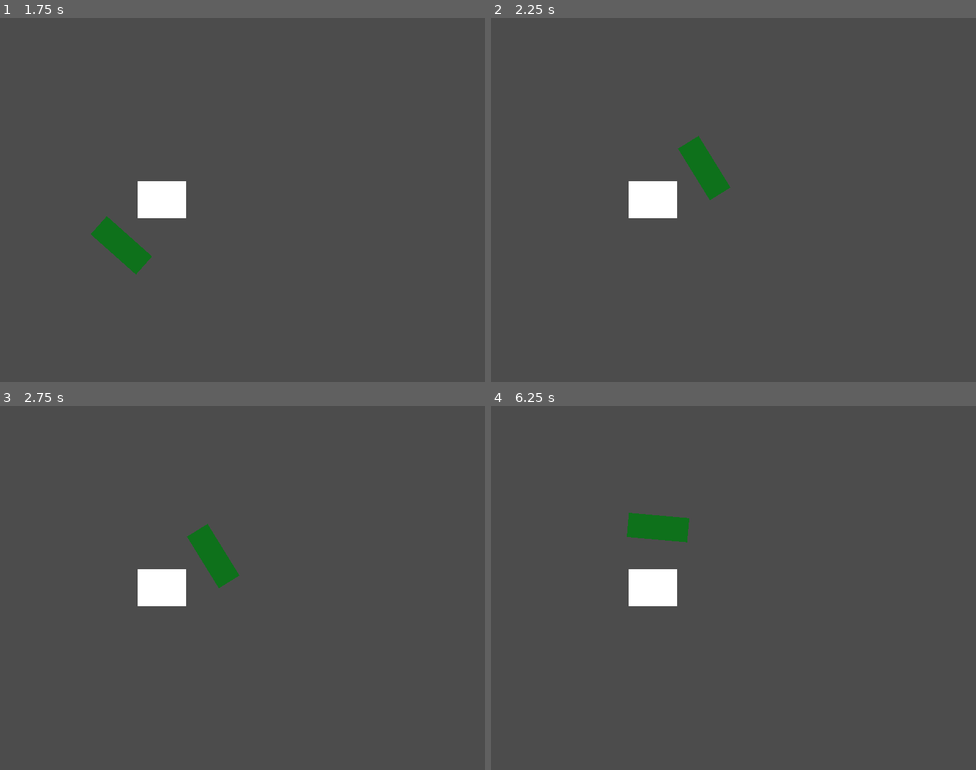
Above: before the commit, frames 1-4 (two rows, left to right).
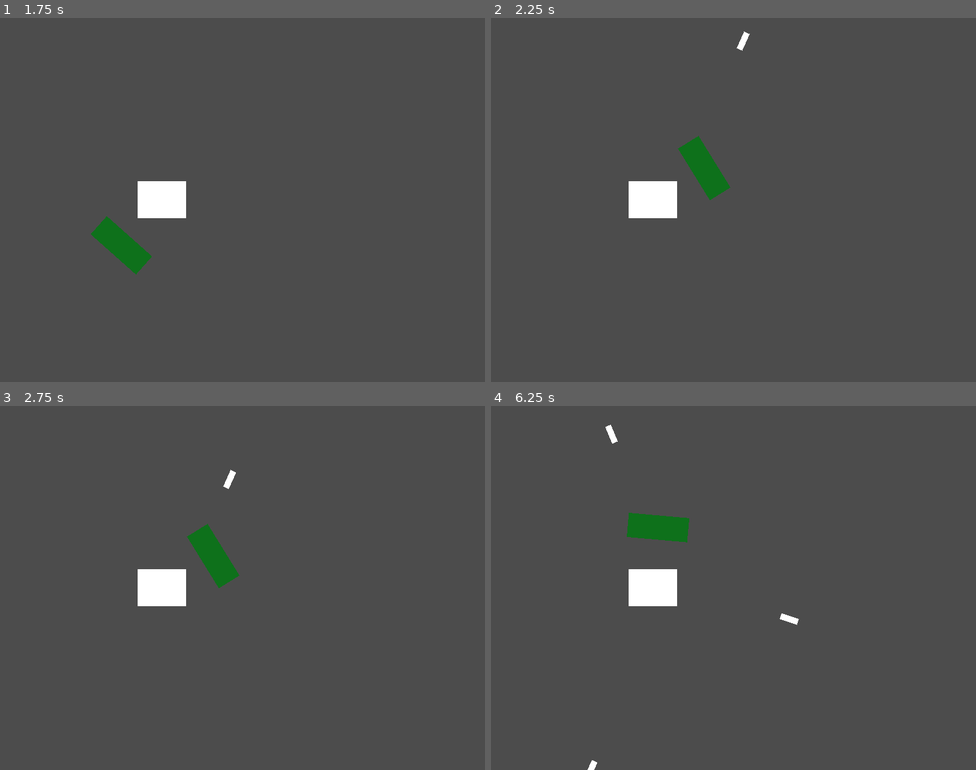
Above: after the commit, the same moments.

Repository: honoriocassiano/the-silent-protector-simulator
Game: Godot game, scene res://Main.tscn
Two runs of this game, one before a commit and one after it. Both use one fixed random seed, a clock stepped at 60 frames per second and the inputs below.
Inputs (mouse positions are in pixels of both pictures, inside the frame that each line leads up to):
- Up to frame 1 (1.75 s): tap Enter at 0.5 s; move the mouse to (349, 181) at 0.52 s; hold Right (move_right) 0.53-1.28 s; tap Space at 1.25 s; move the mouse to (145, 218) at 1.27 s; hold Down (move_down) from 1.28 s (still down)
- Up to frame 2 (2.25 s): move the mouse to (782, 119) at 2.02 s; release Down (move_down) at 2.03 s; hold Right (move_right) from 2.03 s (still down)
- Up to frame 3 (2.75 s): keep holding Right (move_right)
- Up to frame 4 (6.25 s): move the mouse to (709, 660) at 2.77 s; release Right (move_right) at 2.78 s; hold Up (move_up) 2.78-3.53 s; move the mouse to (879, 642) at 3.52 s; hold Left (move_left) 3.53-5.03 s; move the mouse to (588, 533) at 4.27 s; move the mouse to (757, 588) at 5.02 s; hold Down (move_down) 5.03-5.78 s; move the mouse to (660, 497) at 5.77 s; hold Right (move_right) from 5.78 s (still down)

Frame 1 is identical in both runs. In frame 2, less than 0.1% of the frame differs, in the area x 50-54%, y 3-9%; in frame 3, less than 0.1%; in frame 4, 0.2%, in the area x 19-64%, y 5-100%.

Commit message:
Add shoot spawn

Diff:
--- a/Main.gd
+++ b/Main.gd
@@ -1,14 +1,19 @@
 extends Node
 
-var bedPosition
+#var bedPosition
 
 # Declare member variables here. Examples:
 # var a = 2
 # var b = "text"
-
+export (PackedScene) var Shoot
 
 # Called when the node enters the scene tree for the first time.
 func _ready():
+
+	$ShootSpawnTimer.start()
+
+	randomize()
+
 	pass # Replace with function body.
 
 
@@ -16,6 +21,22 @@
 #func _process(delta):
 #	pass
 
+func _on_ShootSpawnTimer_timeout():
 
-func _on_Bed_position_ready(pos):
-	bedPosition = pos
+	$ShootPath/ShootSpawnLocation.offset = randi()
+
+	var shoot = Shoot.instance()
+
+	add_child(shoot)
+
+	var direction = $ShootPath/ShootSpawnLocation.rotation + PI / 2
+	# Set the mob's position to a random location.
+	shoot.position = $ShootPath/ShootSpawnLocation.position
+	# Add some randomness to the direction.
+	direction += rand_range(-PI / 4, PI / 4)
+	shoot.rotation = direction
+	# Set the velocity (speed & direction).
+	shoot.linear_velocity = Vector2(rand_range(150, 250), 0)
+	shoot.linear_velocity = shoot.linear_velocity.rotated(direction)
+
+	pass # Replace with function body.
